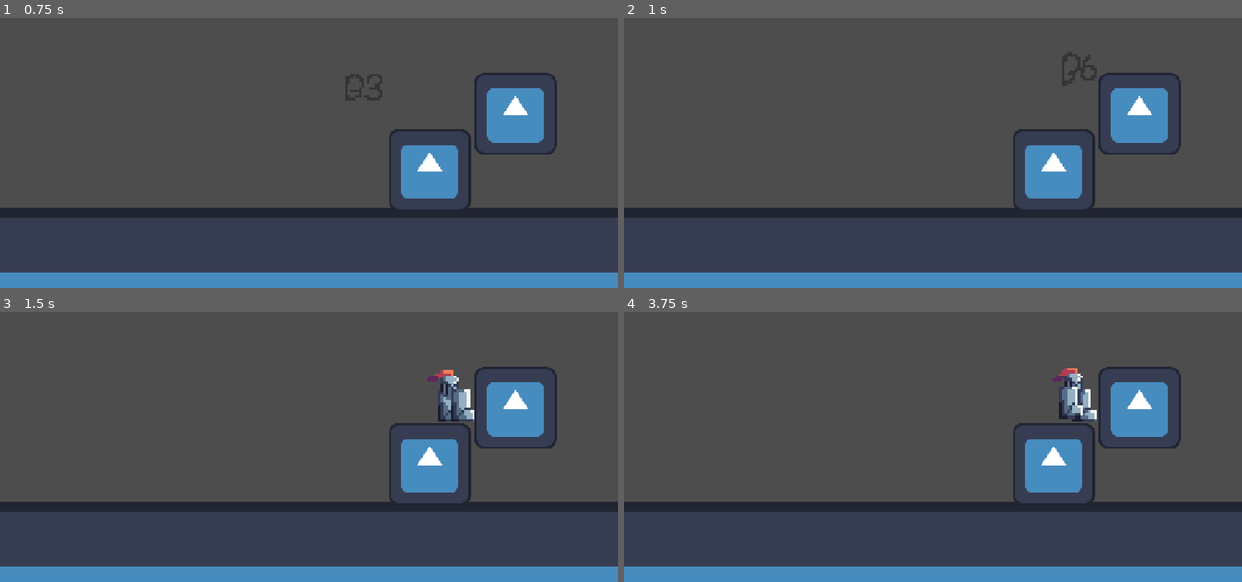
Above: before the commit, frames 1-4 (two rows, left to right).
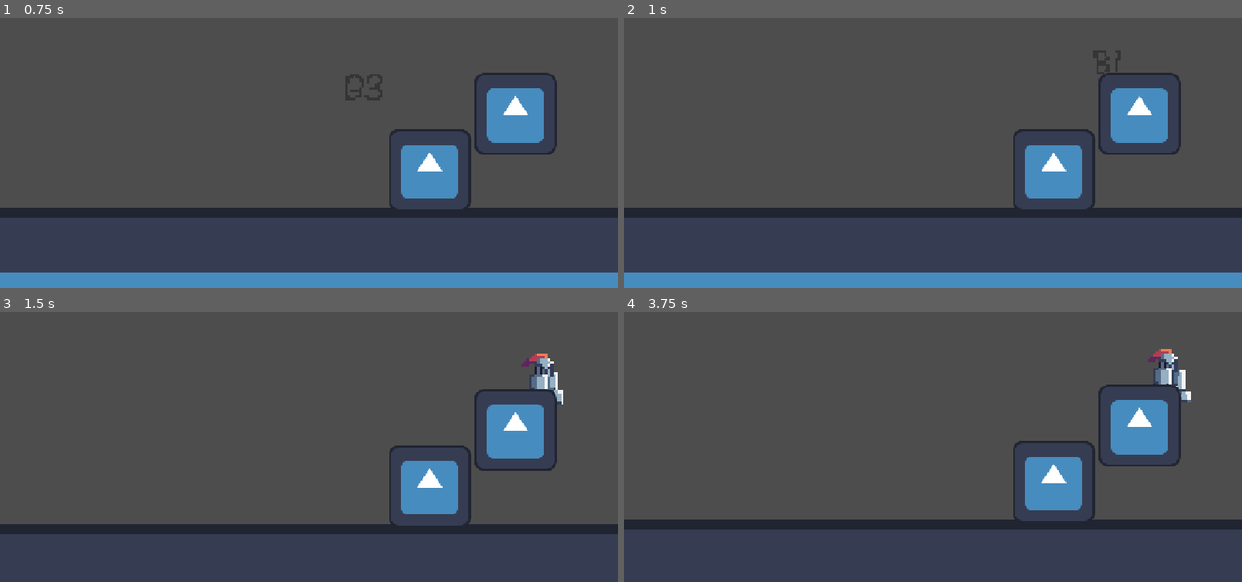
Above: after the commit, the same moments.

Repository: Nukkao/haven-2026
Game: Godot game, scene res://scenes/game.tscn
Two runs of this game, one before a commit and one after it. Both use one fixed random seed, a clock stepped at 60 frames per second and the inputs below. The engine's default icon, where the game draws it, is replaced by a stand-in: a white triangle on a blue panel in a dark square.
Inputs:
- Up to frame 1 (0.75 s): tap Enter (ui_accept) at 0.5 s; hold Right (ui_right) from 0.53 s (still down)
- Up to frame 2 (1 s): keep holding Right (ui_right); tap Enter (ui_accept) at 0.77 s
- Up to frame 3 (1.5 s): keep holding Right (ui_right)
- Up to frame 4 (3.75 s): tap Enter (ui_accept) at 1.52, 3.02 s; release Right (ui_right) at 2.03 s; hold Left (ui_left) 2.03-2.78 s; hold Right (ui_right) from 2.78 s (still down)

Frame 1 is identical in both runs. In frame 2, less than 0.1% of the frame differs, in the area x 63-90%, y 21-71%; in frame 3, 18%, in the area x 0-100%, y 15-100%; in frame 4, 18%.

Commit message:
baisikoro

Diff:
--- a/scenes/game.tscn
+++ b/scenes/game.tscn
@@ -1,7 +1,7 @@
 [gd_scene format=3 uid="uid://babi2vf2c6am3"]
 
 [ext_resource type="PackedScene" uid="uid://3fkq6q5xrlmw" path="res://scenes/player.tscn" id="1_uwrxv"]
-[ext_resource type="Script" uid="uid://crnx22ep0e4vq" path="res://scenes/cameratracking.gd" id="2_yqjtg"]
+[ext_resource type="Script" uid="uid://crnx22ep0e4vq" path="res://scripts/cameratracking.gd" id="2_yqjtg"]
 [ext_resource type="Texture2D" uid="uid://bfi66mrq0wc2s" path="res://icon.svg" id="3_lnu2h"]
 
 [sub_resource type="WorldBoundaryShape2D" id="WorldBoundaryShape2D_g4v7s"]
@@ -15,6 +15,7 @@
 distance = -96.0
 
 [sub_resource type="RectangleShape2D" id="RectangleShape2D_yl3u6"]
+size = Vector2(20, 10.958906)
 
 [node name="Game" type="Node2D" unique_id=805192047]
 
--- a/scenes/player.tscn
+++ b/scenes/player.tscn
@@ -1,6 +1,6 @@
 [gd_scene format=3 uid="uid://3fkq6q5xrlmw"]
 
-[ext_resource type="Script" uid="uid://dt8sjdfy0kc8n" path="res://scenes/player.gd" id="1_g2els"]
+[ext_resource type="Script" uid="uid://dt8sjdfy0kc8n" path="res://scripts/player.gd" id="1_g2els"]
 [ext_resource type="Texture2D" uid="uid://24ynuatrl5pv" path="res://animations/animationgrid.png" id="1_lj8jo"]
 
 [sub_resource type="AtlasTexture" id="AtlasTexture_ke2ow"]
--- /dev/null
+++ b/scripts/bounce.gd
@@ -0,0 +1,11 @@
+extends StaticBody2D
+
+
+# Called when the node enters the scene tree for the first time.
+func _ready() -> void:
+	pass # Replace with function body.
+
+
+# Called every frame. 'delta' is the elapsed time since the previous frame.
+func _process(delta: float) -> void:
+	pass
Not shown, added: scripts/bounce.gd.uid
Renamed: scenes/cameratracking.gd -> scripts/cameratracking.gd
Renamed: scenes/cameratracking.gd.uid -> scripts/cameratracking.gd.uid
Renamed: scenes/player.gd -> scripts/player.gd
Renamed: scenes/player.gd.uid -> scripts/player.gd.uid
